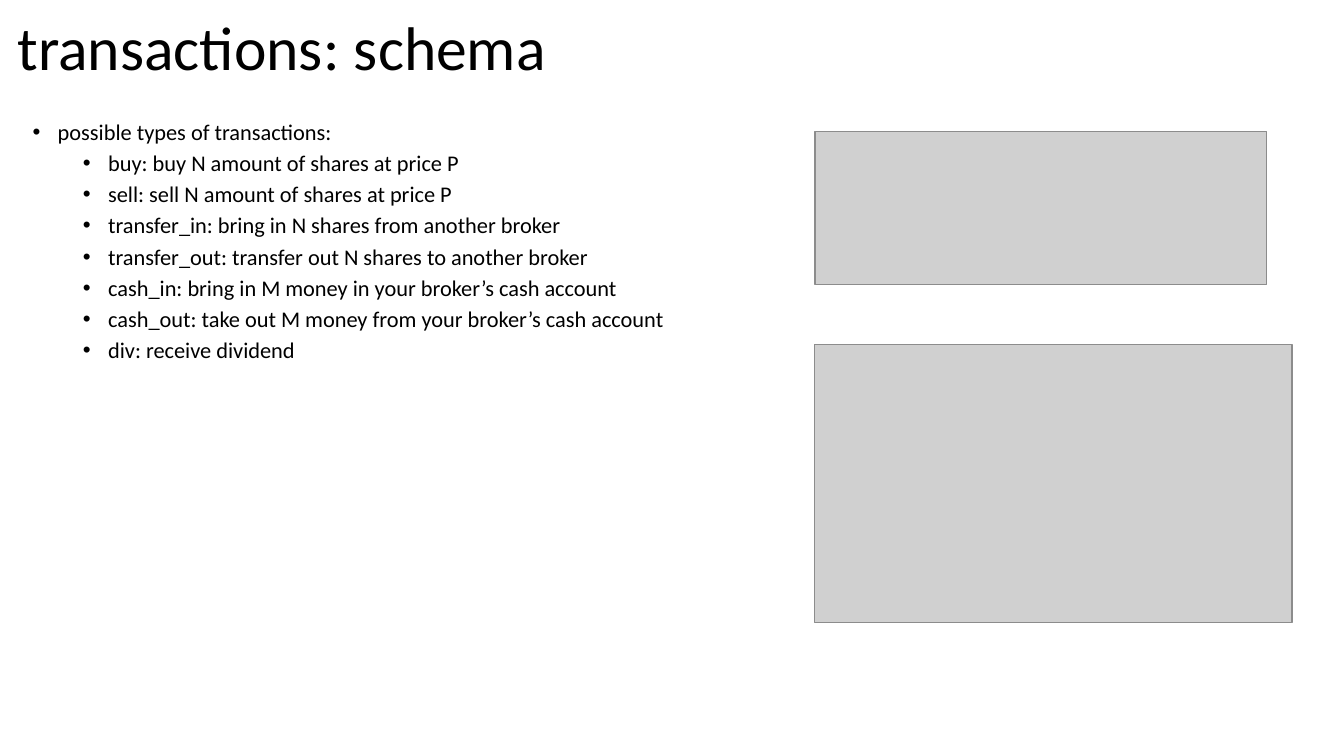
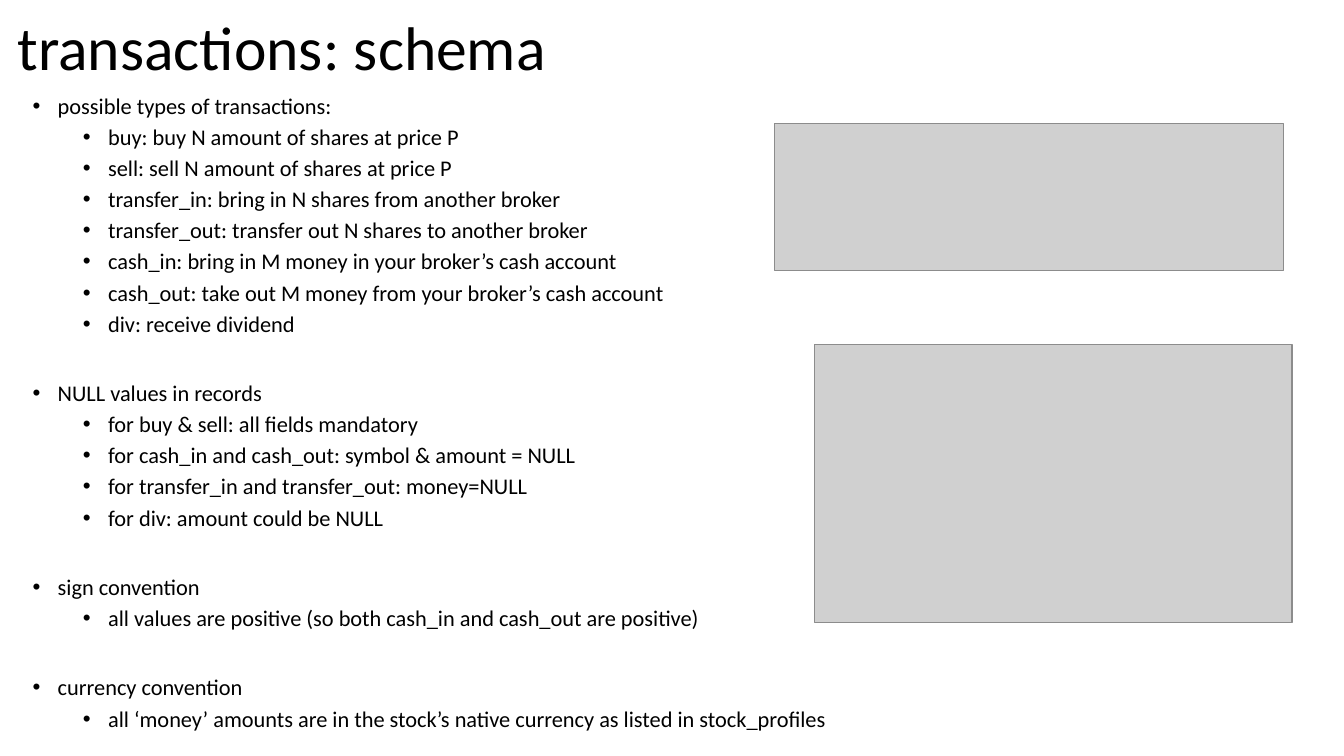
Before and after one commit to jorritvm/stocks_dashboard, a slide deck: slide 12 of doc/stock_dashboard_documentation.pptx. Drawn at 1344x756 pixels with LibreOffice and Linux fonts; fonts in the diff are those of the drawing; grey boxes stand for pictures. Boxes give left, top, right and bottom in pixels: in the first picture for what was removed or moved away, otherwise in the second. Text is boxed around its words. In the diff, an @@ line names an element or a change of style, - is before the commit and + after.

```diff
--- a/doc/stock_dashboard_documentation.pptx
+++ b/doc/stock_dashboard_documentation.pptx
@@ text "possible types of transactions:": place and size @@
-text "possible types of transactions:" at (58, 124, 663, 358)
+text "possible types of transactions:" at (58, 98, 825, 731)
@@ picture: place and size @@
-picture at (816, 131, 1267, 285)
+picture at (775, 123, 1284, 270)
@@ text at (58, 385, 825, 731): paragraphs added @@
+• NULL values in records
+  • for buy & sell: all fields mandatory
+  • for cash_in and cash_out: symbol & amount = NULL
+  • for transfer_in and transfer_out: money=NULL
+  • for div: amount could be NULL
+• sign convention
+  • all values are positive (so both cash_in and cash_out are positive)
+• currency convention
+  • all ‘money’ amounts are in the stock’s native currency as listed in stock_profiles
```
Also in this commit, not shown: 2 other slides changed, 4 slides added, 1 slide removed, 7 other files.
